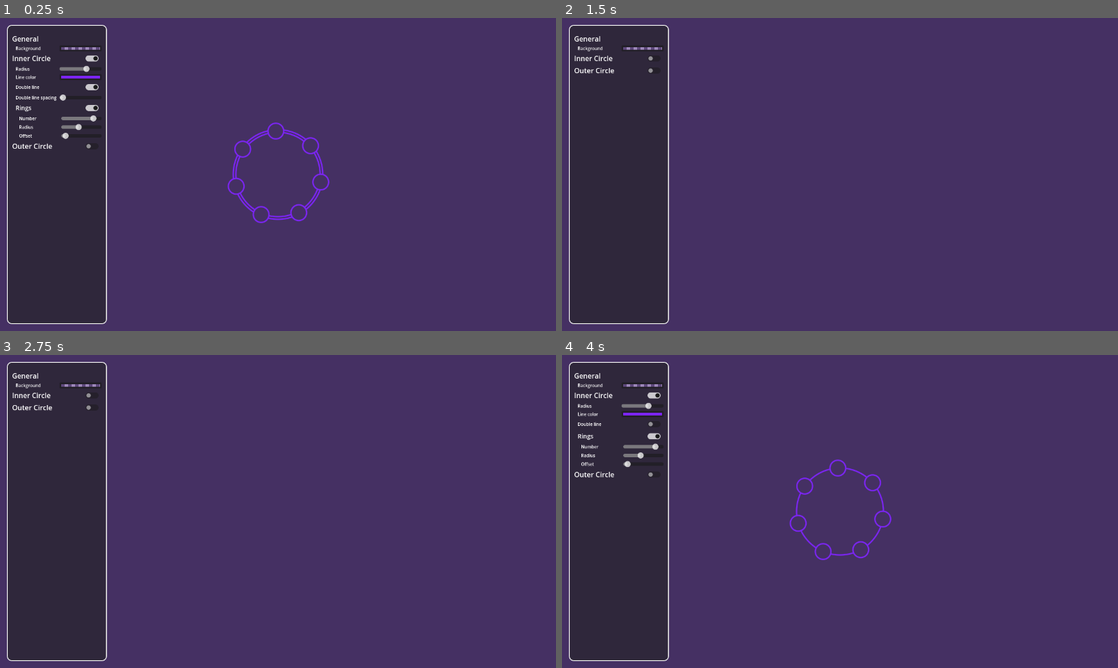
Above: before the commit, frames 1-4 (two rows, left to right).
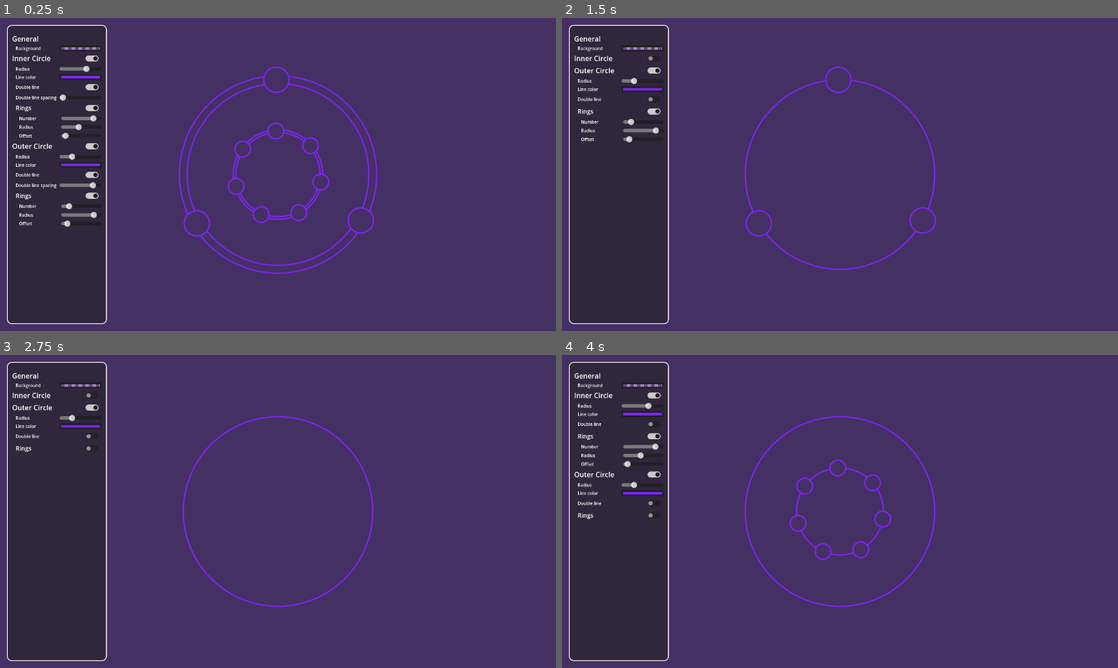
Above: after the commit, the same moments.

Repository: sterco-raro/magic-circles
Game: Godot game, scene res://scenes/main/main.tscn
The game is run twice, just before and just after one commit, with the same random seed, the same clock (stepped at 60 frames per second) and the same inputs.
Inputs (mouse positions are in pixels of both pictures, inside the frame that each line leads up to):
- Up to frame 1 (0.25 s): no input
- Up to frame 2 (1.5 s): click (639, 58) at 0.52 s; click (639, 99) at 1.27 s
- Up to frame 3 (2.75 s): click (77, 448) at 2.02 s
- Up to frame 4 (4 s): click (639, 395) at 2.77 s; click (639, 423) at 3.52 s

The runs differ from the first frame. In frame 1, 2.0% of the frame differs, in the area x 2-68%, y 15-82%; in frame 2, 1.3%; in frame 3, 0.9%; in frame 4, 0.9%.

Commit message:
Modified some generator values

Diff:
--- a/scripts/generator.gd
+++ b/scripts/generator.gd
@@ -9,7 +9,7 @@
 	#region INNER CIRCLE
 	circle.inner = MagicDisk.new()
 
-	circle.inner.enabled = true if randf() > 0.2 else false
+	circle.inner.enabled = true if randf() > 0.15 else false
 	circle.inner.radius = randi_range(Constants.INNER_CIRCLE_RADIUS_MIN, Constants.INNER_CIRCLE_RADIUS_MAX)
 	circle.inner.double = true if randf() > 0.5 else false
 	circle.inner.spacing = randi_range(Constants.INNER_CIRCLE_SPACING_MIN, Constants.INNER_CIRCLE_SPACING_MAX)
@@ -29,7 +29,7 @@
 	#region OUTER CIRCLE
 	circle.outer = MagicDisk.new()
 
-	circle.outer.enabled = true if randf() > 0.2 else false
+	circle.outer.enabled = true if randf() > 0.15 else false
 	circle.outer.radius = randi_range(Constants.OUTER_CIRCLE_RADIUS_MIN, Constants.OUTER_CIRCLE_RADIUS_MAX)
 	circle.outer.double = true if randf() > 0.5 else false
 	circle.outer.spacing = randi_range(Constants.OUTER_CIRCLE_SPACING_MIN, Constants.OUTER_CIRCLE_SPACING_MAX)
